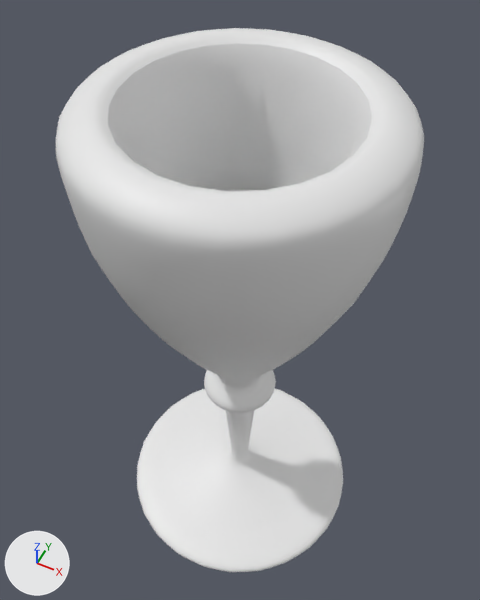
The FBX model Assets/Models/glass.fbx as it was, and as the next commit left it.
Rendered twice from a 50 mm lens placed at (1.37, -2.73, 5.9), pointed at (-0.11, 0.21, 2.22). Lighting does not change. The marker at lower left points along +X, +Y and +Z.
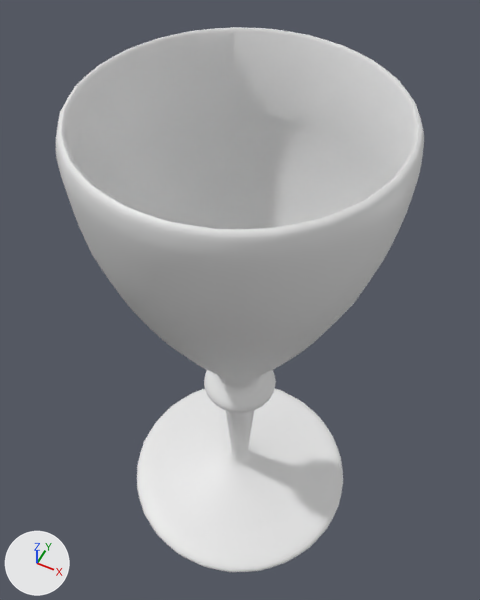
Location of each change, [x1, y1, x2, y2] in pixels of the pictures (480 x 600 px):
'Circle.040', reshaped
    before: [55, 28, 424, 572]
    after: [55, 27, 424, 572]
'Circle.041', reshaped
    before: [108, 43, 372, 191]
    after: [61, 28, 419, 229]
part 2 of me_circle_040, cut back
    before: [56, 28, 424, 244]
    after: [56, 27, 424, 244]

The change, as a diff of the scene's bpy script:
```diff
--- a/Assets/Models/glass.fbx.py
+++ b/Assets/Models/glass.fbx.py
@@ me_circle_041 @@
 # used by ob_circle_041; location = (0.0, 0.0, 0.0)
-me_circle_041.from_pydata(...)  # 100 vertices, 52 faces; spans x -0.9..0.9, y -0.9..0.9, z 0.0..3.99
+me_circle_041.from_pydata(...)  # 300 vertices, 202 faces; spans x -0.92..0.92, y -0.91..0.92, z 0.0..3.97
+# me_circle_041 part 1: the loose piece of 75 vertices spanning x -0.68..0.68, y -0.68..0.68, z 3.02..3.99 is rebuilt with 250 vertices and now spans x -0.92..0.92, y -0.91..0.92, z 2.17..3.97
@@ me_circle_040 @@
 # used by ob_circle_040; location = (0.0, 0.0, 0.0)
-me_circle_040.from_pydata(...)  # 3350 vertices, 3300 faces; spans x -0.98..0.98, y -0.98..0.98, z 0.0..4.02
+me_circle_040.from_pydata(...)  # 3000 vertices, 2950 faces; spans x -0.98..0.98, y -0.98..0.98, z 0.0..3.97
+# me_circle_040 part 2: 100 vertices moved from x -0.94..0.94, y -0.93..0.94, z 3.94..3.96 to x -0.95..0.95, y -0.94..0.95, z 3.94..3.96; 400 vertices removed from x -0.88..0.88, y -0.88..0.88, z 3.98..4.02; 50 vertices added at x -0.92..0.92, y -0.91..0.92, z 3.97
```
